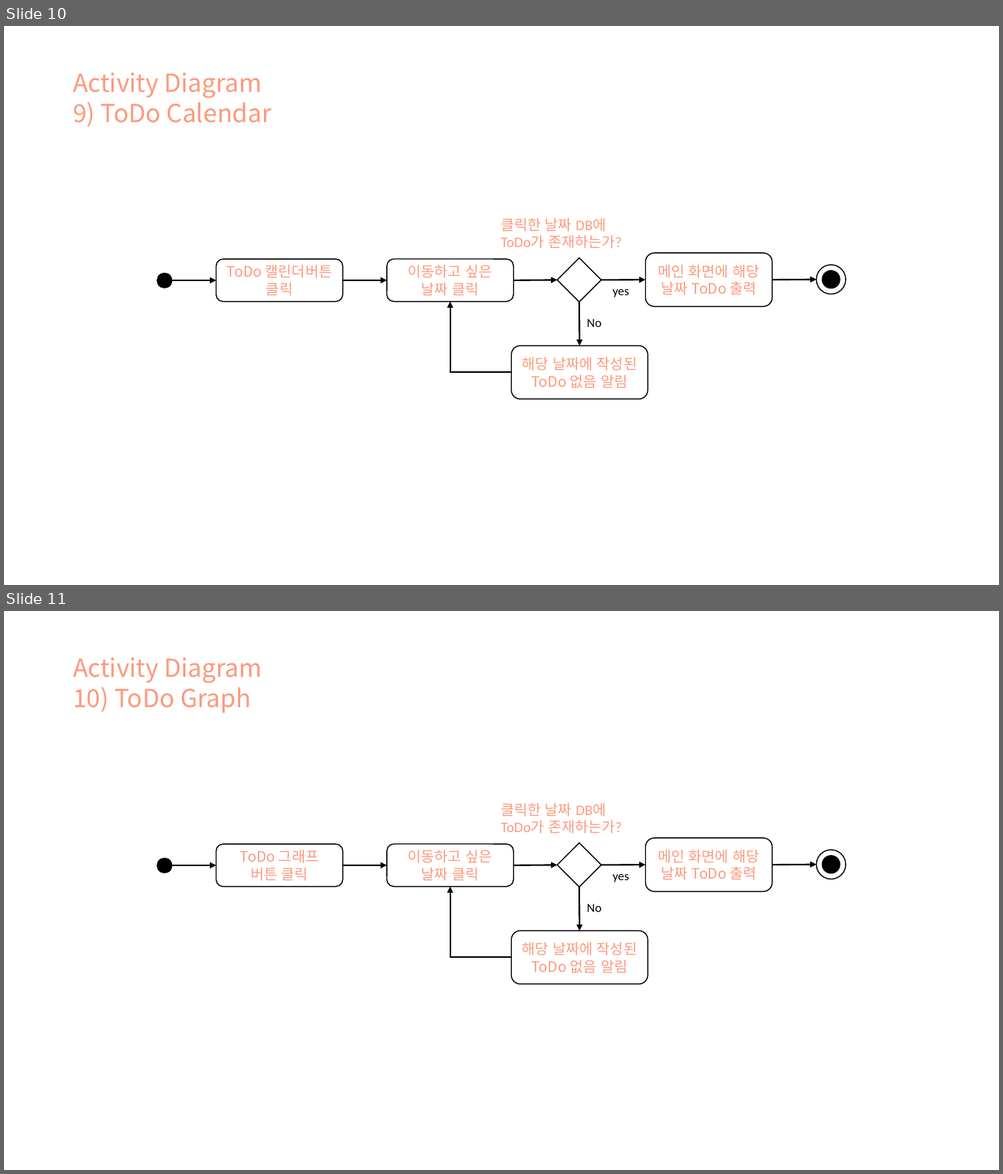
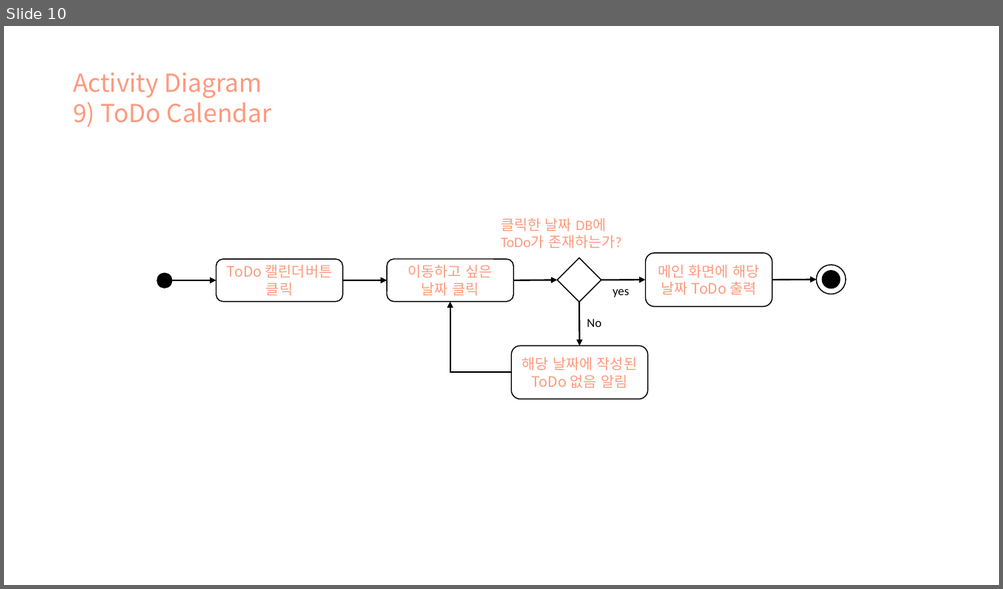
Before and after one commit to chaeHaram/University, a slide deck: 4-1/소프트웨어 종합설계/9주차/졸업작품 Activity Diagram.pptx. Shown one above the other, each under a label of ours: slides 10 and 11 before the commit, slide 10 after it. The pictures are 1003x1174 and 1003x589 pixels, drawn with LibreOffice and Linux fonts; fonts in the diff are those of the drawing. Boxes give left, top, right and bottom in pixels: in the first picture for what was removed or moved away, otherwise in the second. Text is boxed around its words. In the diff, an @@ line names an element or a change of style, - is before the commit and + after.

```diff
--- a/4-1/소프트웨어 종합설계/9주차/졸업작품 Activity Diagram.pptx
+++ b/4-1/소프트웨어 종합설계/9주차/졸업작품 Activity Diagram.pptx
@@ slide 11 removed at <box>4,611,999,1170</box>, background #FFFFFF @@
@@ text removed at <box>73,658,262,713</box> @@
-Activity Diagram
-10) ToDo Graph
@@ group removed at <box>157,803,845,984</box>: 6 arrows, 4 rounded rectangles, 3 ellipses, 3 texts, 1 diamond, 1 elbow arrow @@
-ToDo 그래프 버튼 클릭
-이동하고 싶은 날짜 클릭
-메인 화면에 해당 날짜 ToDo 출력
-클릭한 날짜 DB에
-ToDo가 존재하는가?
-yes
-해당 날짜에 작성된 ToDo 없음 알림
-No
```
Also in this commit, not shown: 1 slide changed, 13 other files.
